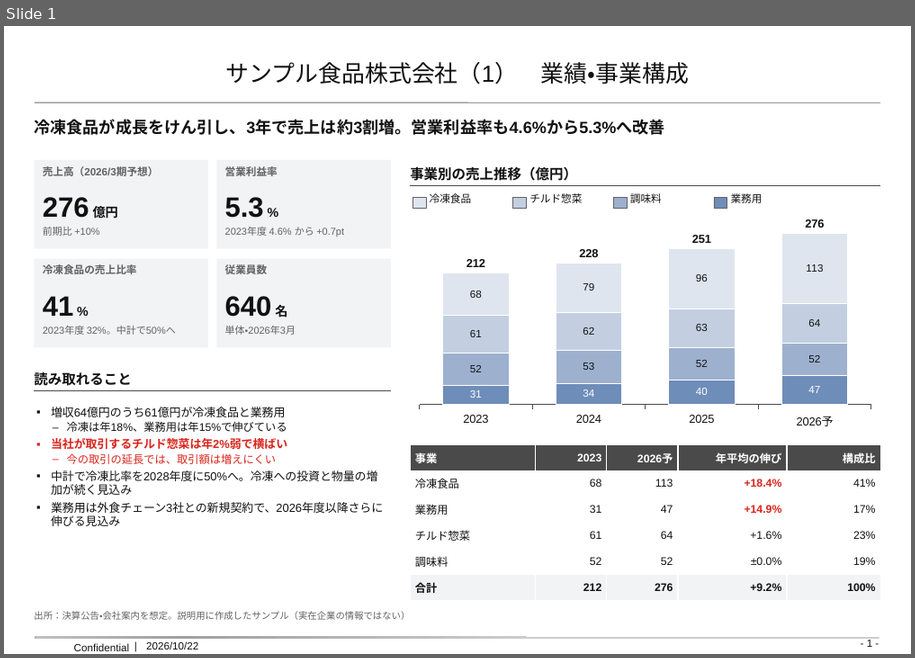
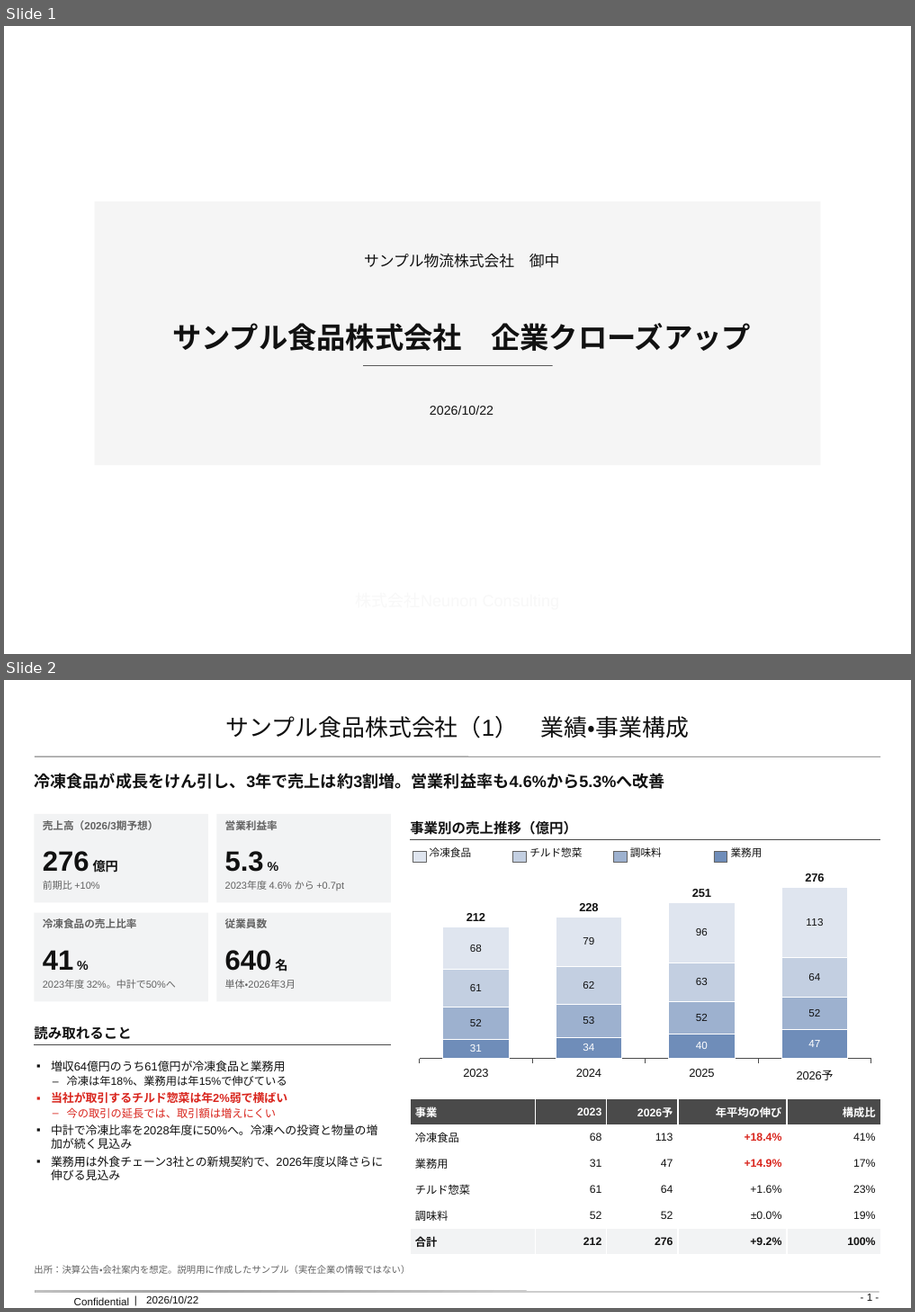
Before and after one commit to neunon/neunon-web, a slide deck: design/existing-customers-sample/existing-customers-sample.pptx. Shown one above the other, each under a label of ours: slide 1 before the commit, slides 1 and 2 after it. The pictures are 915x658 and 915x1312 pixels, drawn with LibreOffice and Linux fonts; fonts in the diff are those of the drawing; background and template pictures are left out. Boxes give left, top, right and bottom in pixels: in the first picture for what was removed or moved away, otherwise in the second. Text is boxed around its words. In the diff, an @@ line names an element or a change of style, - is before the commit and + after.

```diff
--- a/design/existing-customers-sample/existing-customers-sample.pptx
+++ b/design/existing-customers-sample/existing-customers-sample.pptx
@@ slide 1 added at (x1=4, y1=26, x2=911, y2=654), background picture (left out) @@
@@ rectangle added at (x1=95, y1=202, x2=820, y2=466), fill #F2F2F2 at 70% opacity @@
@@ text added at (x1=364, y1=254, x2=560, y2=268), 13 pt, text #111111 @@
+サンプル物流株式会社 御中
@@ text added at (x1=172, y1=323, x2=751, y2=351), 25 pt, text #111111, bold @@
+サンプル食品株式会社 企業クローズアップ
@@ line added from (363, 366) to (553, 366), #333333 0.55 pt @@
@@ text added at (x1=430, y1=405, x2=494, y2=415), 11 pt, text #111111 @@
+2026/10/22
@@ text added at (x1=191, y1=587, x2=725, y2=615), 14 pt, text #F8F8F8 @@
+株式会社Neunon Consulting
@@ what was slide 1 is now slide 2 @@
```
Also in this commit, not shown: 23 other files.
